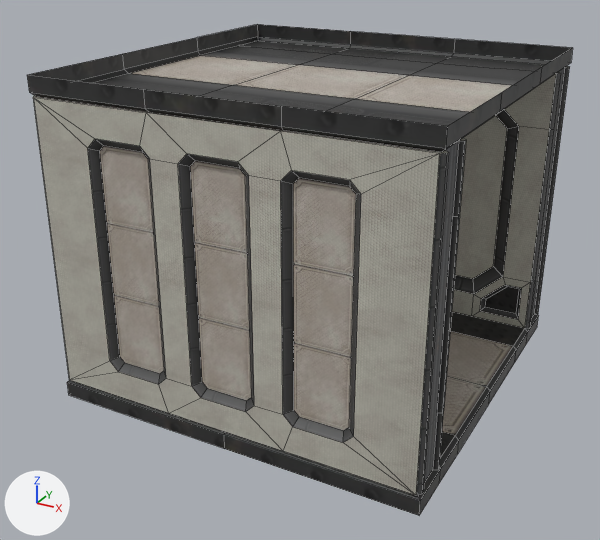
The FBX model MazeVR-Server/Assets/Models/Corridor_Corridor_Rework.fbx as it was, and as the next commit left it.
Camera for both pictures: a camera (50 mm lens) standing at (3.86, -7.5, 4.61) and looking at (-0.1, -0.3, 1.01). Lighting does not change. The marker at lower left points along +X, +Y and +Z. Mesh edges are drawn as thin lines. Where no turn or scale is listed for an object, it has been applied to the vertices.

In view in the first picture: 'Corridor_Corridor_Rework'.
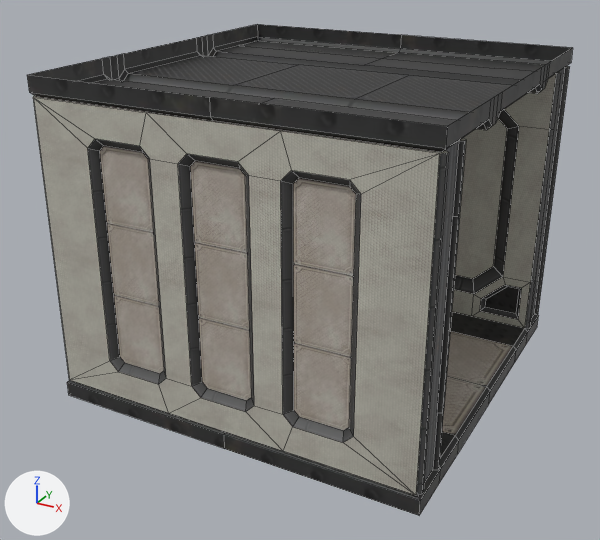
What differs and where, as boxes [x1, y1, x2, y2] in the pictures (600 x 540 px):
part 1 of me_plane_005, built on: [27, 24, 573, 152] in both
part 2 of me_plane_005, surface changed: [129, 55, 512, 112] in both

The change in detail:
me_plane_005 is used by ob_corridor_corridor_rework; location (0.0, 0.0, 0.0).
me_plane_005 had 373 vertices, 295 faces and spanned x -2.0..2.0, y -2.0..2.0, z -0.2..3.2.
me_plane_005 now has 405 vertices, 319 faces and spans x -2.0..2.0, y -2.0..2.0, z -0.2..3.2.
Part 1, on me_plane_005:
12 vertices are removed from x -0.67..0.67, y -2.0..2.0, z 3.0..3.2.
26 faces are deleted.
4 vertices in x -2.0..2.0, y -0.67, z 3.04..3.2 move by (0.0, 0.02, 0.0).
4 vertices in x -2.0..2.0, y 0.67, z 3.04..3.2 move by (0.0, -0.02, 0.0).
38 vertices are added at x -2.0..2.0, y -2.0..2.0, z 2.92..3.2.
6 new vertices lie (0.0, -0.11, 0.0) away from vertices in x -2.0..2.0, y -0.76..-0.67, z 2.92..3.2.
50 new faces join them, mat_texture_set_a (picture img_texture_set_a_jpg).
me_plane_005 part 2: 3 kept faces spanning x -1.96..1.96, y -0.65..0.65, z 3.0 get new texture (UV) coordinates.
